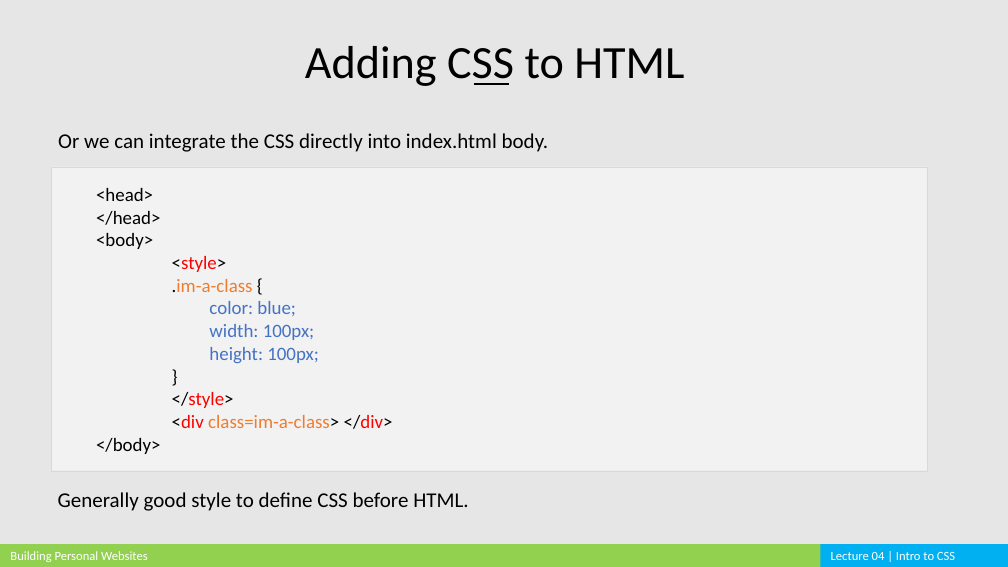
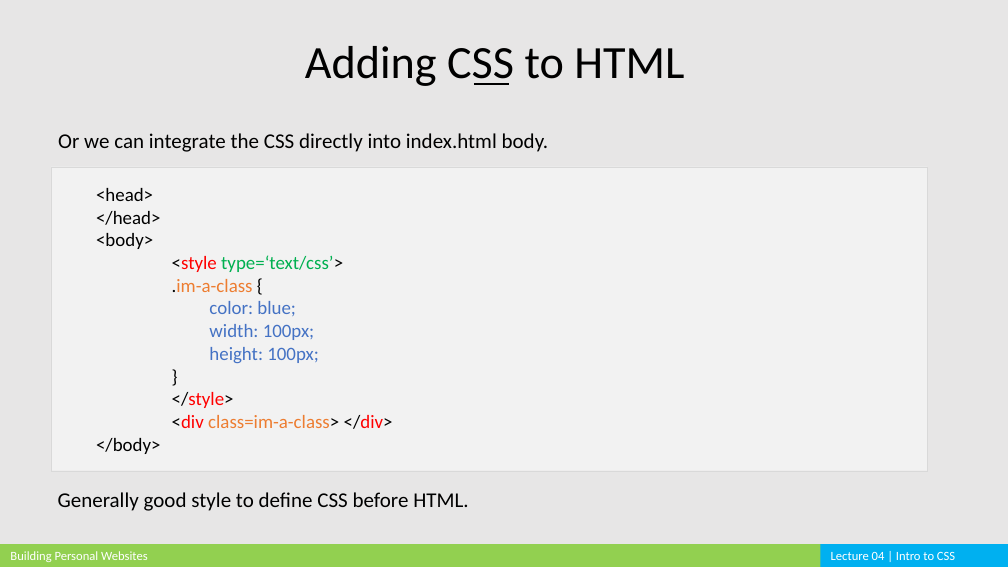
Before and after one commit to cardadfar/stuco_webdev_website, a slide deck: slide 7 of assets/lectures/BPW_Lecture_04.pptx. Drawn at 1008x567 pixels with LibreOffice and Linux fonts; fonts in the diff are those of the drawing. Boxes give left, top, right and bottom in pixels: in the first picture for what was removed or moved away, otherwise in the second. Text is boxed around its words. In the diff, an @@ line names an element or a change of style, - is before the commit and + after.

```diff
--- a/assets/lectures/BPW_Lecture_04.pptx
+++ b/assets/lectures/BPW_Lecture_04.pptx
@@ text in rectangle at (x1=172, y1=255, x2=343, y2=272): text changed; text colour #FF0000 to #00B050 @@
-  <style>
+  <style type=‘text/css’>
```
Also in this commit, not shown: 19 other files.
